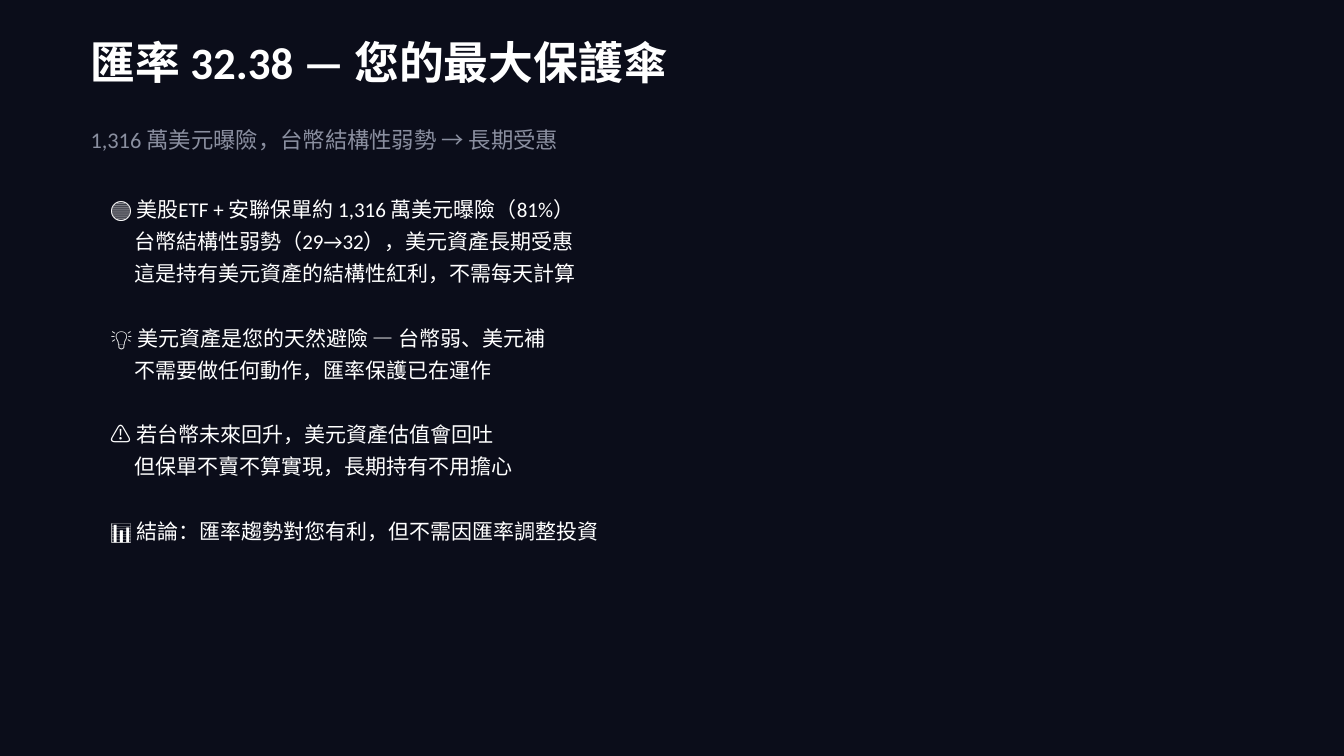
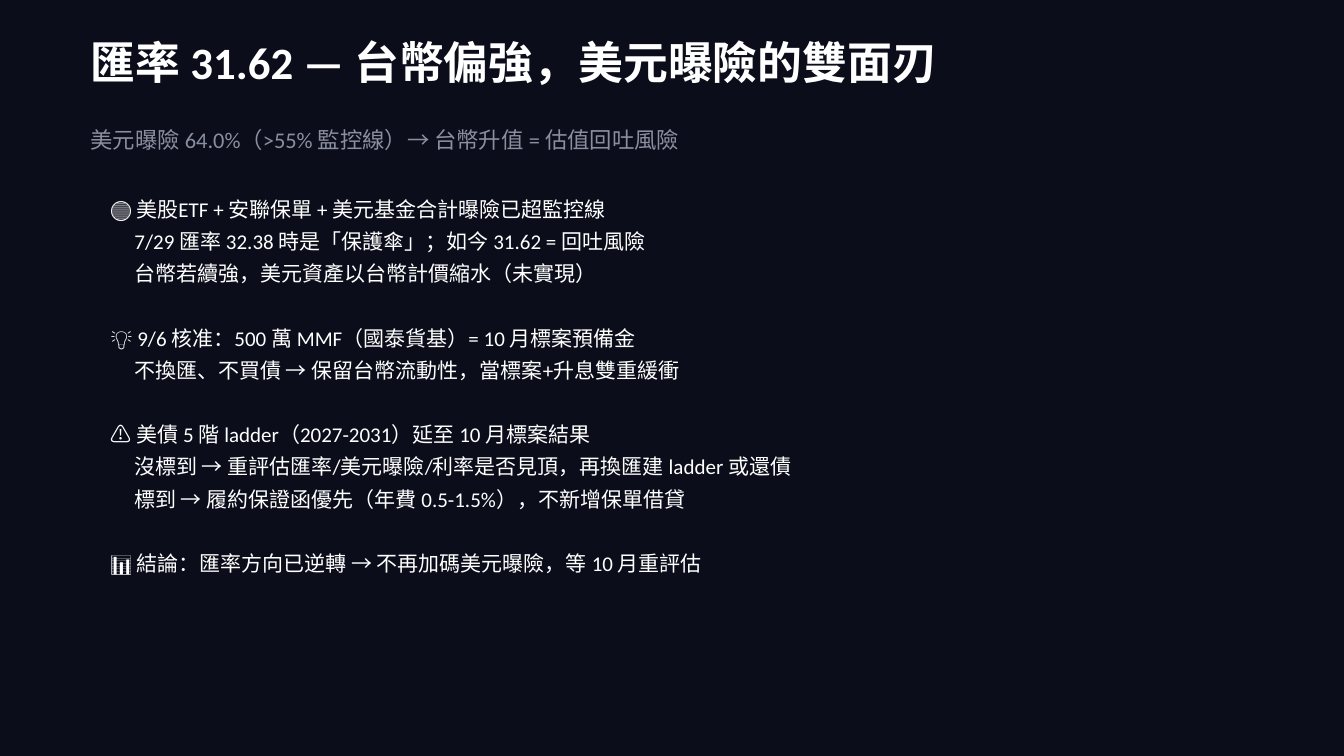
Before and after one commit to b0988321088/longjiu-dashboard-2, a slide deck: slide 3 of 大轉向資產配置策略_final.pptx. Drawn at 1344x756 pixels with LibreOffice and Linux fonts; fonts in the diff are those of the drawing. Boxes give left, top, right and bottom in pixels: in the first picture for what was removed or moved away, otherwise in the second. Text is boxed around its words. In the diff, an @@ line names an element or a change of style, - is before the commit and + after.

```diff
--- a/大轉向資產配置策略_final.pptx
+++ b/大轉向資產配置策略_final.pptx
@@ text at (x1=91, y1=40, x2=937, y2=85): text changed @@
-匯率 32.38 — 您的最大保護傘
+匯率 31.62 — 台幣偏強，美元曝險的雙面刃
@@ text at (x1=91, y1=129, x2=679, y2=150): text changed @@
-1,316 萬美元曝險，台幣結構性弱勢 → 長期受惠
+美元曝險 64.0%（>55% 監控線）→ 台幣升值 = 估值回吐風險
@@ text at (x1=134, y1=199, x2=791, y2=573): text changed @@
-🔵 美股ETF + 安聯保單約 1,316 萬美元曝險（81%）
-台幣結構性弱勢（29→32），美元資產長期受惠
-這是持有美元資產的結構性紅利，不需每天計算
-💡 美元資產是您的天然避險 — 台幣弱、美元補
-不需要做任何動作，匯率保護已在運作
-⚠️ 若台幣未來回升，美元資產估值會回吐
-但保單不賣不算實現，長期持有不用擔心
-📊 結論：匯率趨勢對您有利，但不需因匯率調整投資
+🔵 美股ETF + 安聯保單 + 美元基金合計曝險已超監控線
+7/29 匯率 32.38 時是「保護傘」；如今 31.62 = 回吐風險
+台幣若續強，美元資產以台幣計價縮水（未實現）
+💡 9/6 核准：500 萬 MMF（國泰貨基）= 10 月標案預備金
+不換匯、不買債 → 保留台幣流動性，當標案+升息雙重緩衝
+⚠️ 美債 5 階 ladder（2027-2031）延至 10 月標案結果
+沒標到 → 重評估匯率/美元曝險/利率是否見頂，再換匯建 ladder 或還債
+標到 → 履約保證函優先（年費 0.5-1.5%），不新增保單借貸
+📊 結論：匯率方向已逆轉 → 不再加碼美元曝險，等 10 月重評估
```
Also in this commit, not shown: 6 other slides changed, 4 slides added, 3 slides removed, 1 other file.
